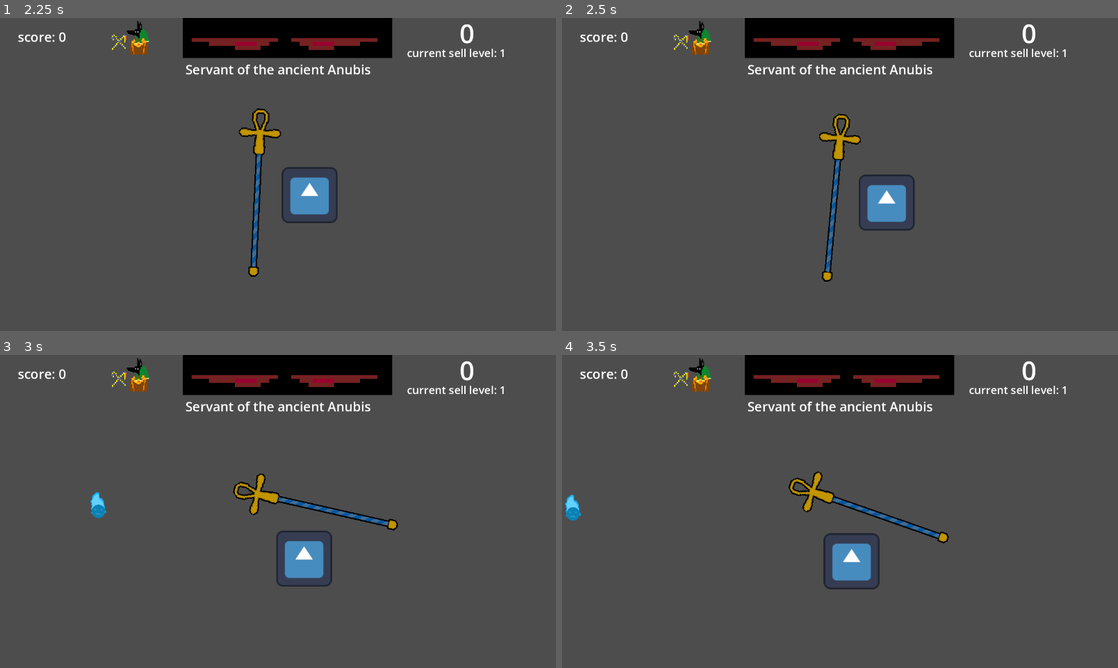
Above: before the commit, frames 1-4 (two rows, left to right).
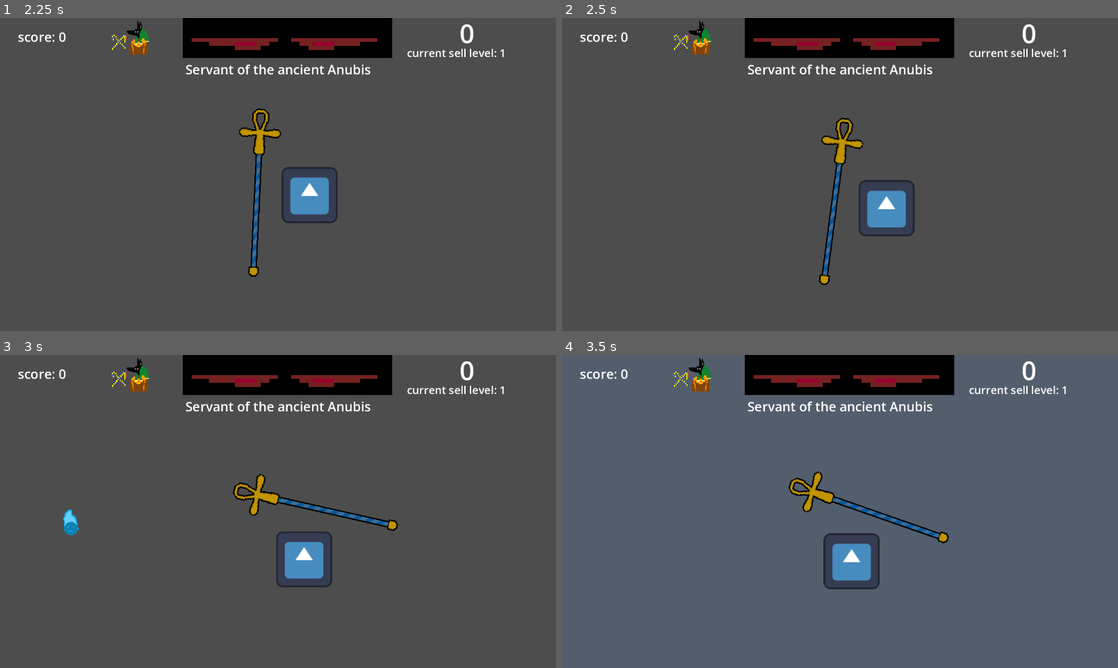
Above: after the commit, the same moments.

Repository: dkristia/Soul-Harvester
Game: Godot game, scene res://Scenes/StartManu/Menu.tscn
Two runs of this game, one before a commit and one after it. Both use one fixed random seed, a clock stepped at 60 frames per second and the inputs below. The engine's default icon, where the game draws it, is replaced by a stand-in: a white triangle on a blue panel in a dark square.
Inputs (mouse positions are in pixels of both pictures, inside the frame that each line leads up to):
- Up to frame 1 (2.25 s): click (278, 174) at 0.5 s; move the mouse to (400, 158) at 1.27 s; hold D (right) 1.28-2.03 s; tap 2 (Anubis, bound only before the commit) at 1.35 s; tap 1 (Death, bound only before the commit) at 1.55, 2.1 s; move the mouse to (166, 190) at 2.02 s; hold S (down) from 2.03 s (still down)
- Up to frame 2 (2.5 s): keep holding S (down); tap Tab (Dash, bound only after the commit) at 2.3 s
- Up to frame 3 (3 s): move the mouse to (333, 442) at 2.77 s; release S (down) at 2.78 s; hold D (right) from 2.78 s (still down); hold Tab (Dash, bound only after the commit) from 2.78 s (still down)
- Up to frame 4 (3.5 s): keep holding D (right); keep holding Tab (Dash, bound only after the commit); click (895, 442) at 3.05 s

Frame 1 is identical in both runs. In frame 2, 1.6% of the frame differs, in the area x 46-64%, y 30-86%; in frame 3, 0.9%; in frame 4, 91%, in the area x 0-100%, y 0-100%.

Commit message:
add npc movement

Diff:
--- a/Objects/Player/player.gd
+++ b/Objects/Player/player.gd
@@ -3,6 +3,9 @@
 @onready var global = $"/root/Global"
 
 var default_radius = Vector2(1, 1)
+
+var DashAvailable = true
+var dashedDistance = 0
 
 func _ready():
 	var spawnpos = get_viewport().get_visible_rect().size/2
@@ -18,6 +21,23 @@
 		_anubis_main_ability() if global.AnubisMode else _death_main_ability()
 
 	velocity = directions * global.speed * delta
+
+	if Input.is_action_pressed("Dash") and DashAvailable:
+		velocity = directions * global.speed * 2 * delta
+		dashedDistance += 45 * delta
+
+		if dashedDistance > 10:
+			DashAvailable = false
+
+			var timer = $Dashimer
+			timer.wait_time = 4
+			timer.start()
+	elif Input.is_action_just_released("Dash") and DashAvailable:
+			DashAvailable = false
+
+			var timer = $Dashimer
+			timer.wait_time = 4
+			timer.start()
 
 	move_and_slide()
 
@@ -64,3 +84,7 @@
 
 func _death_main_ability():
 	print("DEATH")
+
+func _on_dashimer_timeout():
+	DashAvailable=true
+	dashedDistance=0
--- a/Objects/Player/player.tscn
+++ b/Objects/Player/player.tscn
@@ -68,5 +68,9 @@
 scale = Vector2(1.5, 1.5)
 texture = ExtResource("6_5c2id")
 
+[node name="Dashimer" type="Timer" parent="."]
+wait_time = 5.0
+
 [connection signal="area_entered" from="PickupRadius" to="." method="_on_pickup_radius_area_entered"]
 [connection signal="area_entered" from="InnerPickupRadius" to="." method="_on_inner_pickup_radius_area_entered"]
+[connection signal="timeout" from="Dashimer" to="." method="_on_dashimer_timeout"]
--- a/Objects/Soul/soul.gd
+++ b/Objects/Soul/soul.gd
@@ -2,8 +2,11 @@
 
 @export var picked_up = false
 var t = 0
-
+var isDead = false
+var rng = RandomNumberGenerator.new()
 @export var pickup_pos = Vector2(0, 0)
+var _random_numberx
+var _random_numbery
 
 # Called when the node enters the scene tree for the first time.
 func _ready():
@@ -12,14 +15,31 @@
 		screen.x * randf(),
 		screen.y * randf()
 	)
+	rng = RandomNumberGenerator.new()
 
+	_on_timer_2_timeout()
 
 # Called every frame. 'delta' is the elapsed time since the previous frame.
 func _process(delta):
-	if picked_up:
-		t += delta
-
-		position = pickup_pos.lerp(get_parent().get_node("Player").position, t)
+	if !isDead:
+		position += Vector2(_random_numberx, _random_numbery)
+	else:
+		if picked_up:
+			t += delta
+			position = pickup_pos.lerp(get_parent().get_node("Player").position, t)
 
 func _on_timer_timeout():
 	queue_free()
+
+func _on_timer_2_timeout():
+	var timer = $Timer2
+	timer.wait_time=rng.randf_range(0, 5)
+	timer.start()
+
+	_random_numberx = rng.randf_range(-4.0, 4.0)
+	_random_numbery = rng.randf_range(-3.0, 3.0)
+
+func _on_timer_3_timeout():
+	var DEAD = rng.randi_range(1, 2)
+	if DEAD == 1:
+		isDead = true
--- a/Objects/Soul/soul.tscn
+++ b/Objects/Soul/soul.tscn
@@ -28,7 +28,18 @@
 shape = SubResource("CircleShape2D_emv7u")
 
 [node name="Timer" type="Timer" parent="."]
+wait_time = 80.0
+autostart = true
+
+[node name="Timer2" type="Timer" parent="."]
+wait_time = 3.035
+autostart = true
+
+[node name="Timer3" type="Timer" parent="."]
 wait_time = 10.0
+one_shot = true
 autostart = true
 
 [connection signal="timeout" from="Timer" to="." method="_on_timer_timeout"]
+[connection signal="timeout" from="Timer2" to="." method="_on_timer_2_timeout"]
+[connection signal="timeout" from="Timer3" to="." method="_on_timer_3_timeout"]
--- a/Scenes/Game/game.gd
+++ b/Scenes/Game/game.gd
@@ -1,14 +1,15 @@
 extends Node2D
 
 var timer
-@onready var animationPlayed = false
+var animationPlayed = false
 @onready var _soul = preload("res://Objects/Soul/soul.tscn")
 @onready var global = $"/root/Global"
 @onready var _animated_sprite = $GUI/CanvasLayer/ColorRect/AnimatedSprite2D
 
 # Called every frame. 'delta' is the elapsed time since the previous frame.
 func _process(_delta):
-	if Input.is_action_just_pressed("Anubis"):
+
+	if Input.is_action_just_pressed("switchMode"):
 		global.AnubisMode = !global.AnubisMode
 		global.souls = 0
 		global.sLevel = 1
--- a/project.godot
+++ b/project.godot
@@ -56,12 +56,7 @@
 "events": [Object(InputEventMouseButton,"resource_local_to_scene":false,"resource_name":"","device":-1,"window_id":0,"a …(253 unchanged characters)…
 ]
 }
-Death={
-"deadzone": 0.5,
-"events": [Object(InputEventKey,"resource_local_to_scene":false,"resource_name":"","device":0,"window_id":0,"alt_pressed":false,"shift_pressed":false,"ctrl_pressed":false,"meta_pressed":false,"pressed":false,"keycode":0,"physical_keycode":49,"key_label":0,"unicode":0,"echo":false,"script":null)
-]
-}
-Anubis={
+switchMode={
 "deadzone": 0.5,
 "events": [Object(InputEventKey,"resource_local_to_scene":false,"resource_name":"","device":-1,"window_id":0,"alt_pressed":false,"shift_pressed":false,"ctrl_pressed":false,"meta_pressed":false,"pressed":false,"keycode":0,"physical_keycode":50,"key_label":0,"unicode":50,"echo":false,"script":null)
 ]
@@ -71,3 +66,13 @@
 "events": [Object(InputEventKey,"resource_local_to_scene":false,"resource_name":"","device":0,"window_id":0,"alt_pressed":false,"shift_pressed":false,"ctrl_pressed":false,"meta_pressed":false,"pressed":false,"keycode":0,"physical_keycode":82,"key_label":0,"unicode":0,"echo":false,"script":null)
 ]
 }
+Dash={
+"deadzone": 0.5,
+"events": [Object(InputEventKey,"resource_local_to_scene":false,"resource_name":"","device":0,"window_id":0,"alt_pressed":false,"shift_pressed":false,"ctrl_pressed":false,"meta_pressed":false,"pressed":false,"keycode":0,"physical_keycode":4194306,"key_label":0,"unicode":0,"echo":false,"script":null)
+]
+}
+main_ability={
+"deadzone": 0.5,
+"events": [Object(InputEventMouseButton,"resource_local_to_scene":false,"resource_name":"","device":-1,"window_id":0,"alt_pressed":false,"shift_pressed":false,"ctrl_pressed":false,"meta_pressed":false,"button_mask":1,"position":Vector2(102, 17),"global_position":Vector2(106, 60),"factor":1.0,"button_index":1,"canceled":false,"pressed":true,"double_click":false,"script":null)
+]
+}
